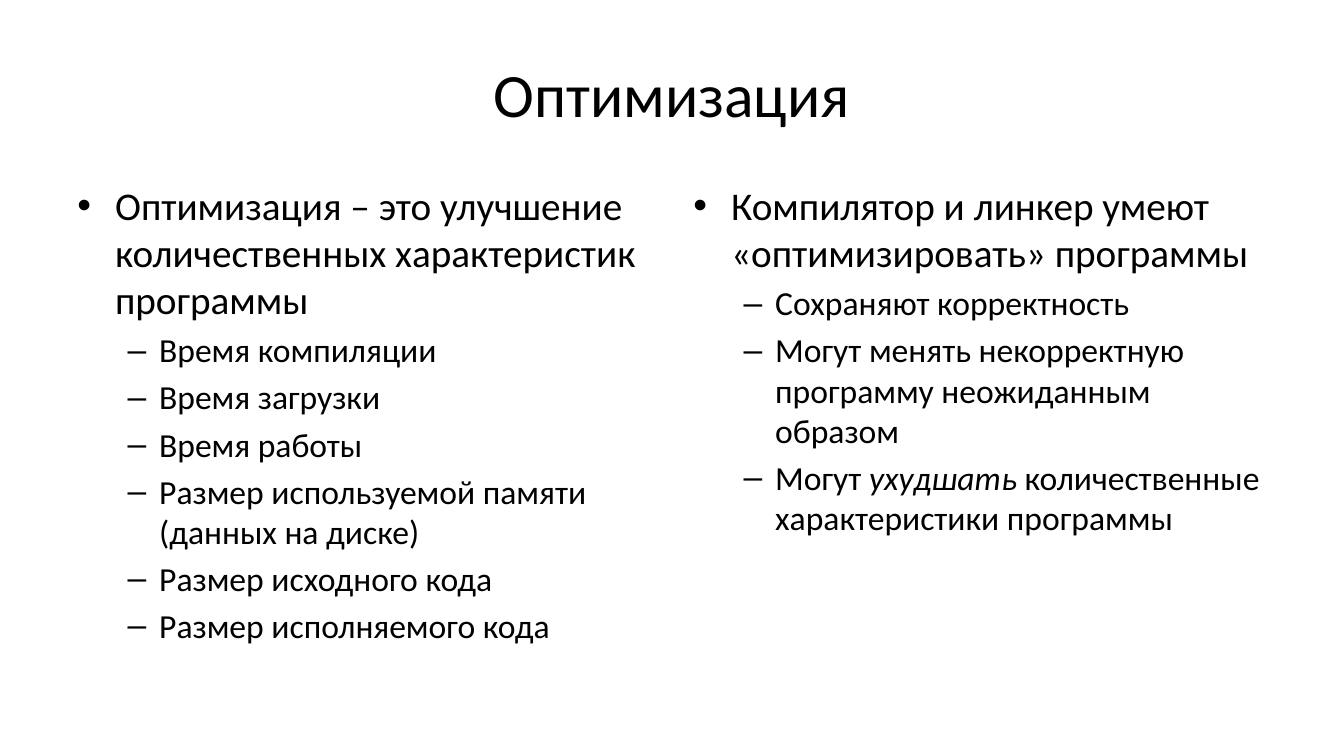
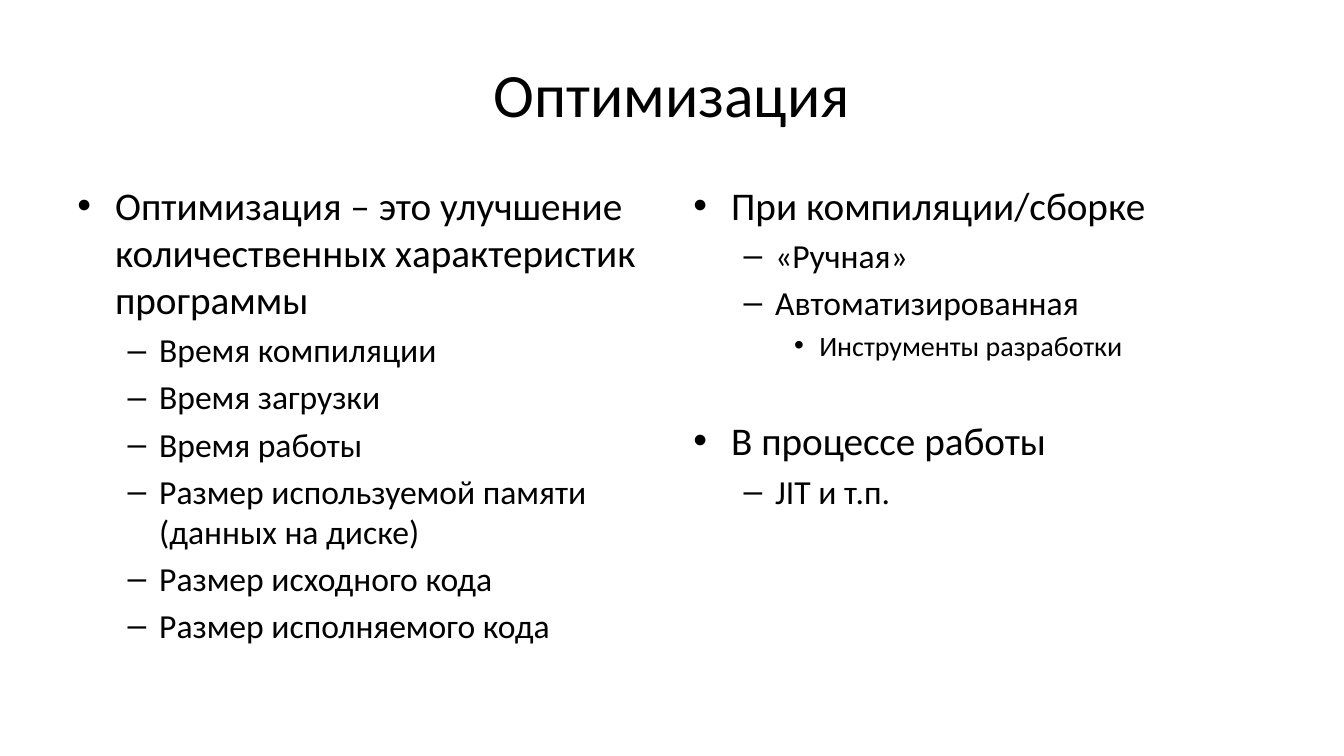
Before and after one commit to Evgueni-Petrov-aka-espetrov/Algorithms-and-Programming-in-C-pptx, a slide deck: slide 42 of 01 Понятие программы.pptx (slide 65 before the commit). Drawn at 1344x756 pixels with LibreOffice and Linux fonts; fonts in the diff are those of the drawing. Boxes give left, top, right and bottom in pixels: in the first picture for what was removed or moved away, otherwise in the second. Text is boxed around its words. In the diff, an @@ line names an element or a change of style, - is before the commit and + after.

```diff
--- a/01 Понятие программы.pptx
+++ b/01 Понятие программы.pptx
@@ text at bbox=[731, 192, 1145, 505]: text changed; size 24 to 28 pt @@
-• Компилятор и линкер умеют «оптимизировать» программы
-  – Сохраняют корректность
-  – Могут менять некорректную программу неожиданным образом
-  – Могут ухудшать количественные характеристики программы
+• При компиляции/сборке
+  – «Ручная»
+  – Автоматизированная
+    • Инструменты разработки
+• В процессе работы
+  – JIT и т.п.
```
Also in this commit, not shown: 32 other slides changed.
